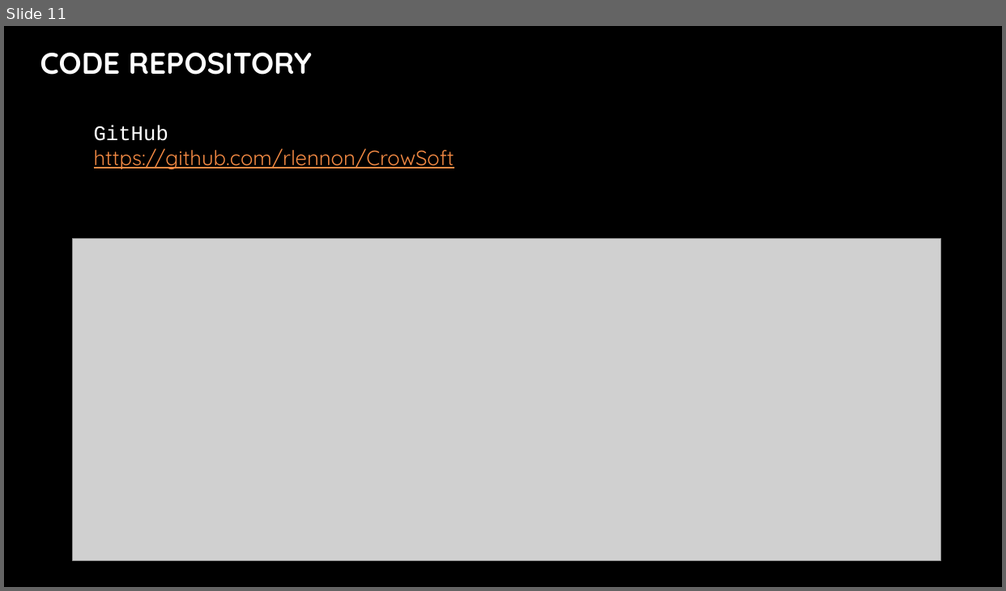
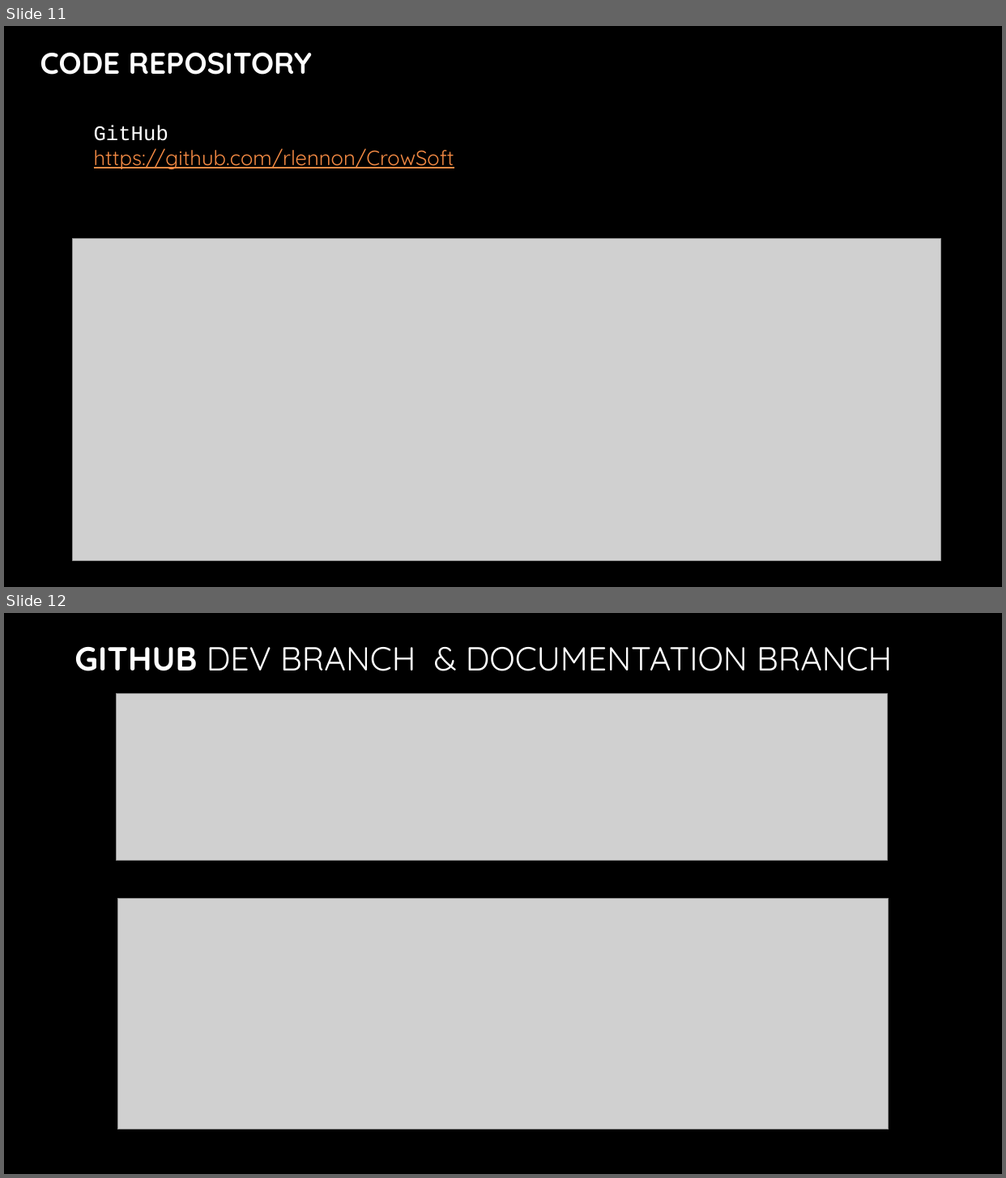
Before and after one commit to rlennon/CrowSoft, a slide deck: Documentation/CrowSoft Audit.pptx. Shown one above the other, each under a label of ours: slide 11 before the commit, slides 11 and 12 after it. The pictures are 1006x591 and 1006x1178 pixels, drawn with LibreOffice and Linux fonts; fonts in the diff are those of the drawing; grey boxes stand for pictures; background and template pictures are left out. Boxes give left, top, right and bottom in pixels: in the first picture for what was removed or moved away, otherwise in the second. Text is boxed around its words. In the diff, an @@ line names an element or a change of style, - is before the commit and + after.

Commit message:
Please review document @ ALL

```diff
--- a/Documentation/CrowSoft Audit.pptx
+++ b/Documentation/CrowSoft Audit.pptx
@@ slide 12 added at [4,613,1002,1174], background picture (left out) @@
@@ title added at [74,647,892,671], 32 pt, text gradient #FFFFFF to #A6A6A6 @@
+GITHUB DEV BRANCH & DOCUMENTATION BRANCH
@@ picture added at [117,694,889,860] @@
@@ picture added at [117,898,889,1130] @@
```
Also in this commit, not shown: 1 slide changed, 3 other slides added, 2 slides removed.
